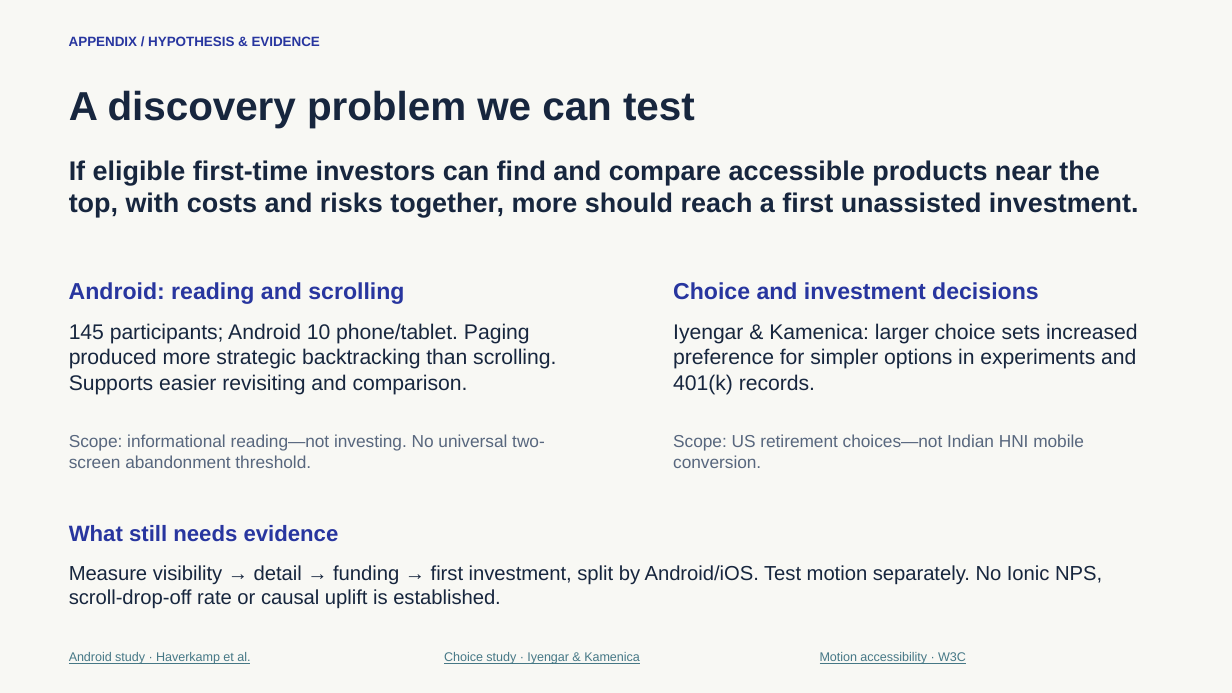
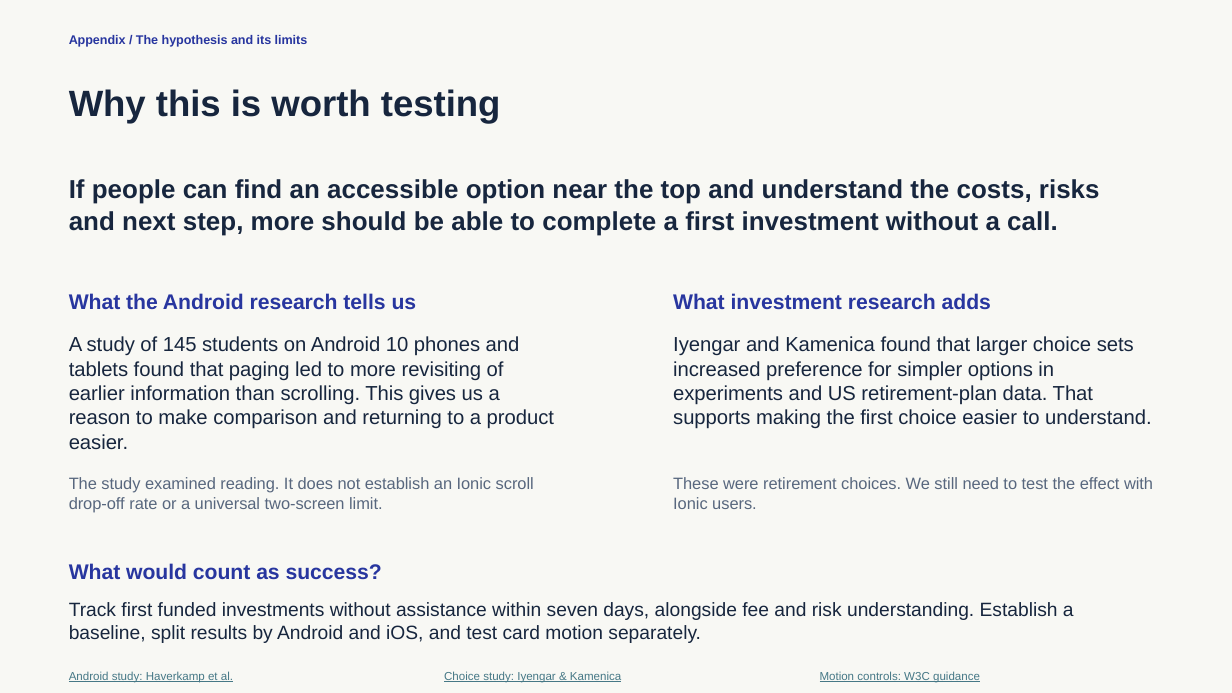
Before and after one commit to sd7souvik007-svg/ionic_Ui, a slide deck: slide 4 of deliverables/Ionic-Exclusives-Final.pptx. Drawn at 1232x693 pixels with LibreOffice and Linux fonts; fonts in the diff are those of the drawing. Boxes give left, top, right and bottom in pixels: in the first picture for what was removed or moved away, otherwise in the second. Text is boxed around its words. In the diff, an @@ line names an element or a change of style, - is before the commit and + after.

Commit message:
Rewrite product proposal in plain English with selectable PDF text

```diff
--- a/deliverables/Ionic-Exclusives-Final.pptx
+++ b/deliverables/Ionic-Exclusives-Final.pptx
@@ text at box(69, 35, 308, 47): text changed; size 10.5 to 9.8 pt @@
-APPENDIX / HYPOTHESIS & EVIDENCE
+Appendix / The hypothesis and its limits
@@ text at box(69, 89, 501, 123): text changed; size 31.5 to 28.5 pt @@
-A discovery problem we can test
+Why this is worth testing
@@ text at box(69, 179, 1100, 236): text changed; size 21 to 20.2 pt @@
-If eligible first-time investors can find and compare accessible products near the top, with costs and risks together, more should reach a first unassisted investment.
+If people can find an accessible option near the top and understand the costs, risks and next step, more should be able to complete a first investment without a call.
@@ text at box(69, 293, 417, 309): text changed; size 18 to 16.5 pt @@
-Android: reading and scrolling
+What the Android research tells us
@@ text at box(673, 293, 991, 309): text changed; size 18 to 16.5 pt @@
-Choice and investment decisions
+What investment research adds
@@ text at box(69, 336, 554, 450): text changed; size 16.5 to 15.8 pt @@
-145 participants; Android 10 phone/tablet. Paging produced more strategic backtracking than scrolling. Supports easier revisiting and comparison.
+A study of 145 students on Android 10 phones and tablets found that paging led to more revisiting of earlier information than scrolling. This gives us a reason to make comparison and returning to a product easier.
@@ text at box(673, 336, 1151, 429): text changed; size 16.5 to 15.8 pt @@
-Iyengar & Kamenica: larger choice sets increased preference for simpler options in experiments and 401(k) records.
+Iyengar and Kamenica found that larger choice sets increased preference for simpler options in experiments and US retirement-plan data. That supports making the first choice easier to understand.
@@ text at box(69, 477, 534, 512): text changed; size 13.5 to 12.8 pt @@
-Scope: informational reading—not investing. No universal two-screen abandonment threshold.
+The study examined reading. It does not establish an Ionic scroll drop-off rate or a universal two-screen limit.
@@ text at box(673, 477, 1153, 509): text changed; size 13.5 to 12.8 pt @@
-Scope: US retirement choices—not Indian HNI mobile conversion.
+These were retirement choices. We still need to test the effect with Ionic users.
@@ text at box(69, 563, 382, 579): text changed; size 17.2 to 16.5 pt @@
-What still needs evidence
+What would count as success?
@@ text at box(69, 602, 1074, 643): text changed; size 15.8 to 15 pt @@
-Measure visibility → detail → funding → first investment, split by Android/iOS. Test motion separately. No Ionic NPS, scroll-drop-off rate or causal uplift is established.
+Track first funded investments without assistance within seven days, alongside fee and risk understanding. Establish a baseline, split results by Android and iOS, and test card motion separately.
@@ text at box(69, 671, 233, 683): text changed; size 9.8 to 9 pt @@
-Android study · Haverkamp et al.
+Android study: Haverkamp et al.
@@ text at box(444, 671, 621, 683): text changed; size 9.8 to 9 pt @@
-Choice study · Iyengar & Kamenica
+Choice study: Iyengar & Kamenica
@@ text at box(820, 671, 980, 683): text changed; size 9.8 to 9 pt @@
-Motion accessibility · W3C
+Motion controls: W3C guidance
```
Also in this commit, not shown: 3 slides added, 3 slides removed, 5 other files.
